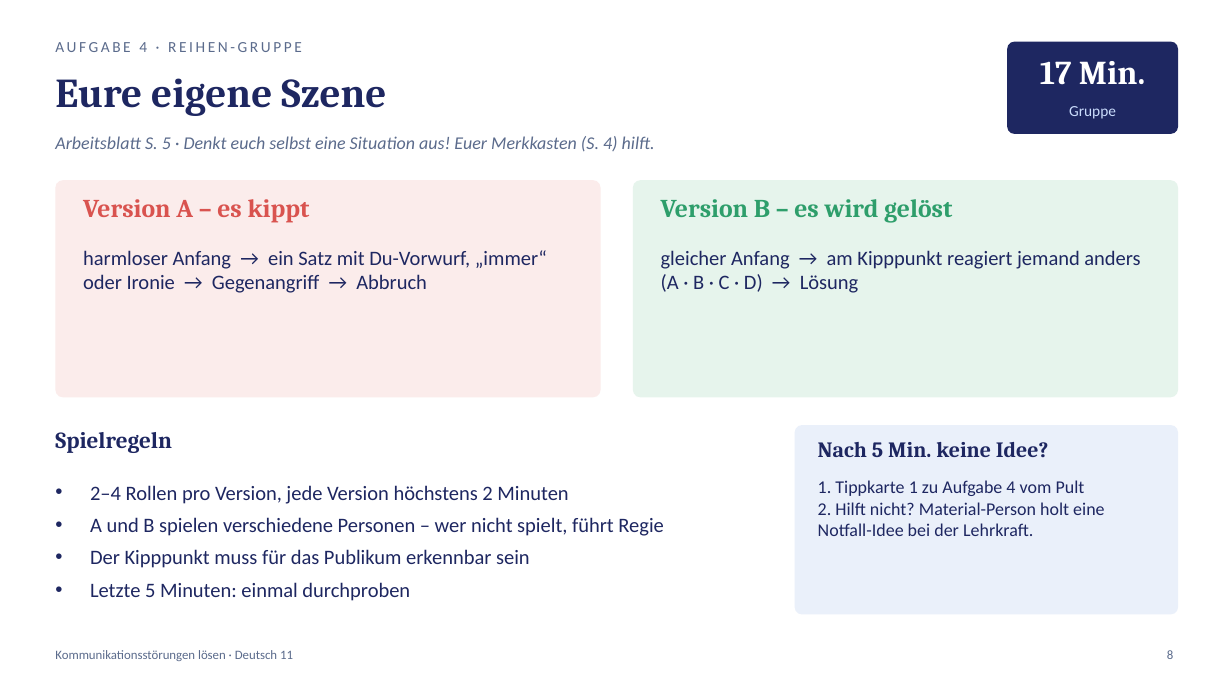
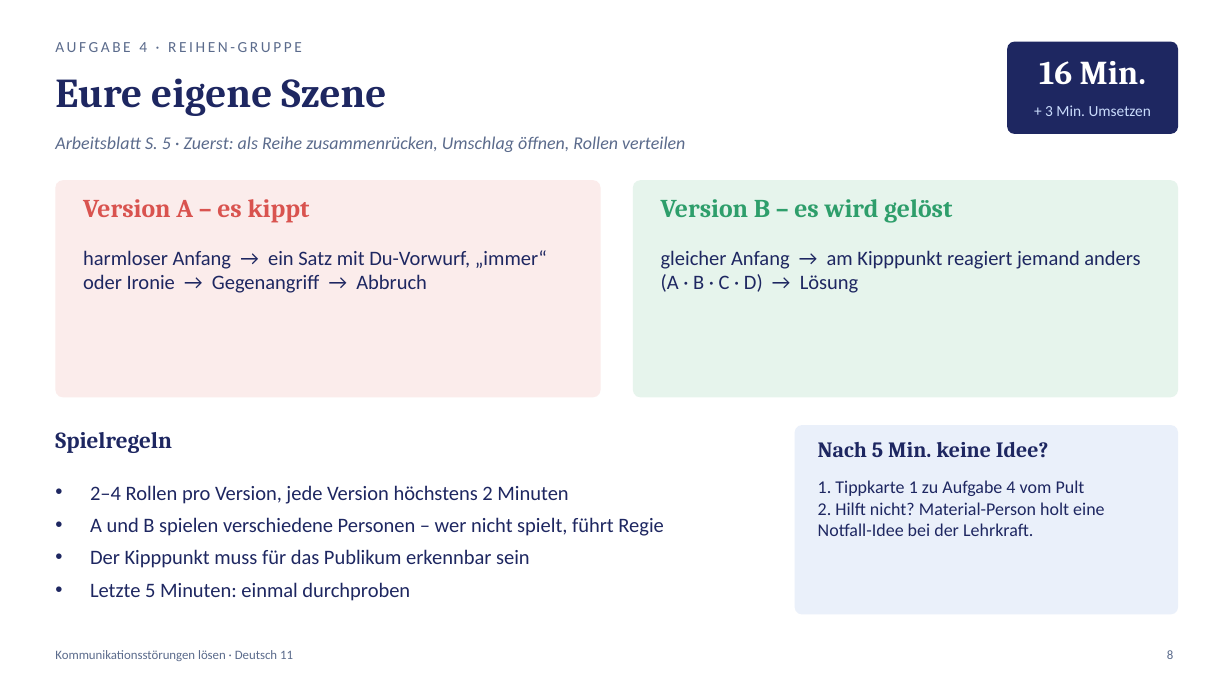
Before and after one commit to golzkonstantin-gif/Schule, a slide deck: slide 8 of Deutsch_11/Kommunikationsstoerungen_loesen/Praesentation_Kommunikationsstoerungen_loesen.pptx. Drawn at 1232x693 pixels with LibreOffice and Linux fonts; fonts in the diff are those of the drawing. Boxes give left, top, right and bottom in pixels: in the first picture for what was removed or moved away, otherwise in the second. Text is boxed around its words. In the diff, an @@ line names an element or a change of style, - is before the commit and + after.

```diff
--- a/Deutsch_11/Kommunikationsstoerungen_loesen/Praesentation_Kommunikationsstoerungen_loesen.pptx
+++ b/Deutsch_11/Kommunikationsstoerungen_loesen/Praesentation_Kommunikationsstoerungen_loesen.pptx
@@ text at bbox=[1039, 61, 1146, 85]: text changed @@
-17 Min.
+16 Min.
@@ text at bbox=[1045, 105, 1151, 116]: text changed @@
-Gruppe
++ 3 Min. Umsetzen
@@ text at bbox=[55, 136, 685, 152]: text changed @@
-Arbeitsblatt S. 5 · Denkt euch selbst eine Situation aus! Euer Merkkasten (S. 4) hilft.
+Arbeitsblatt S. 5 · Zuerst: als Reihe zusammenrücken, Umschlag öffnen, Rollen verteilen
```
Also in this commit, not shown: 3 other slides changed, 2 slides added, 2 slides removed, 8 other files.
